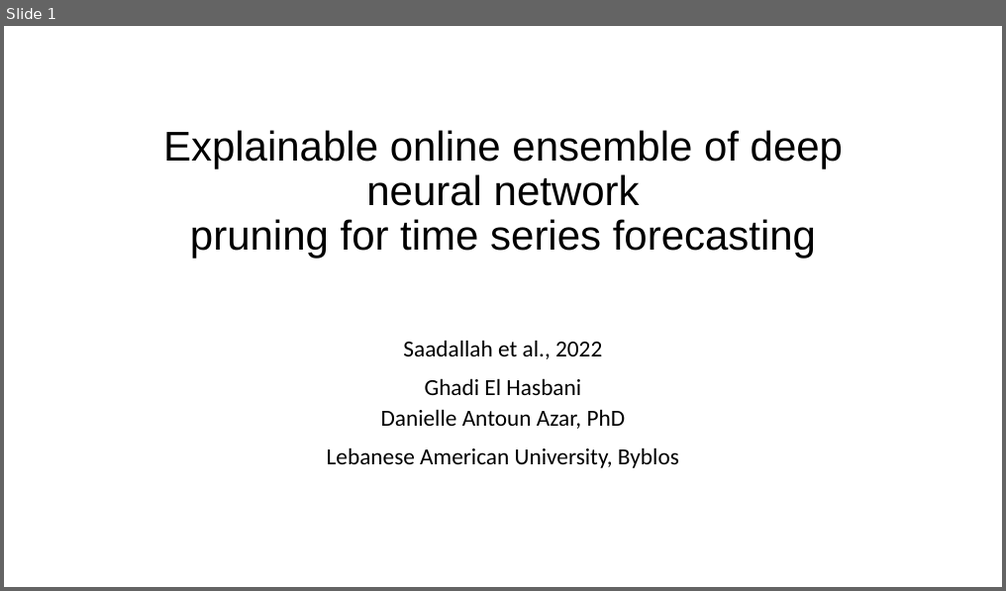
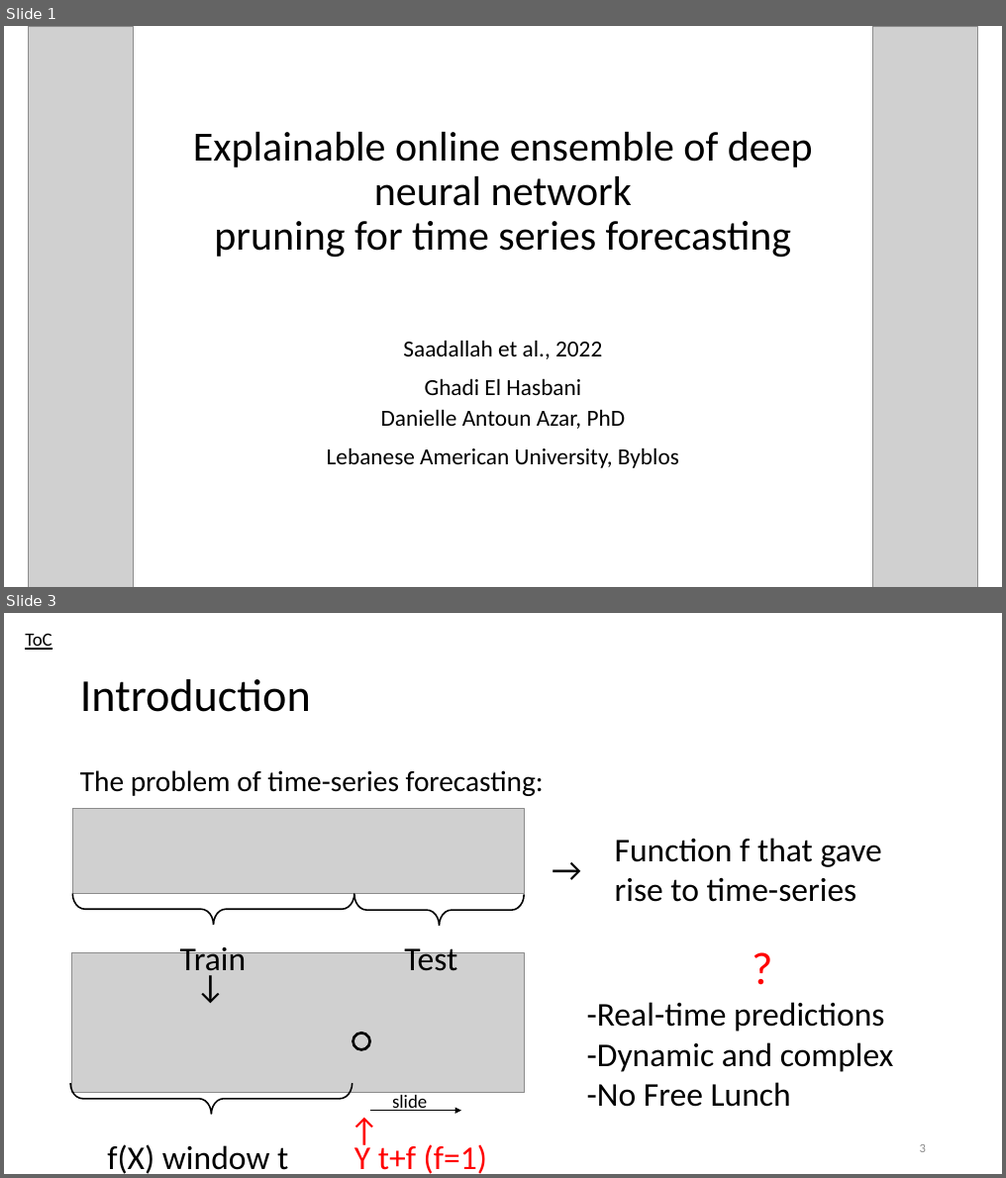
Before and after one commit to GhadiElHasbani/CSC615-MachineLearning, a slide deck: Assignment_2/Question4-presentation.pptx. Shown one above the other, each under a label of ours: slide 1 before the commit, slides 1 and 3 after it; the slides between them are not shown. The pictures are 1006x591 and 1006x1178 pixels, drawn with LibreOffice and Linux fonts; fonts in the diff are those of the drawing; grey boxes stand for pictures. Boxes give left, top, right and bottom in pixels: in the first picture for what was removed or moved away, otherwise in the second. Text is boxed around its words. In the diff, an @@ line names an element or a change of style, - is before the commit and + after.

```diff
--- a/Assignment_2/Question4-presentation.pptx
+++ b/Assignment_2/Question4-presentation.pptx
@@ slide 3 added at (4, 613, 1002, 1174), background #FFFFFF @@
@@ text added at (25, 633, 53, 650), 18 pt, text #000000, underline @@
+ToC
@@ title added at (80, 679, 311, 712), 44 pt, text #000000 @@
+Introduction
@@ text added at (80, 770, 544, 796), 28 pt, text #000000 @@
+The problem of time-series forecasting:
@@ picture added at (73, 808, 525, 894) @@
@@ text added at (545, 845, 600, 893), 32 pt, text #000000 @@
+→
@@ text added at (615, 838, 882, 902), 32 pt, text #000000 @@
+Function f that gave rise to time-series
@@ left brace added at (73, 894, 354, 925), outline #000000 1.5 pt @@
@@ left brace added at (354, 895, 525, 926), outline #000000 1.5 pt @@
@@ picture added at (72, 953, 525, 1093) @@
@@ text added at (180, 944, 247, 979), 32 pt, text #000000 @@
+Train Test
@@ text added at (190, 967, 238, 1023), 32 pt, text #000000 @@
+→
@@ text added at (587, 1002, 894, 1107), 32 pt, text #000000 @@
+?
+-Real-time predictions
+-Dynamic and complex
+-No Free Lunch
@@ donut added at (352, 1032, 371, 1051), fill #000000, outline #000000 1 pt @@
@@ left brace added at (70, 1083, 352, 1115), outline #000000 1.5 pt @@
@@ text added at (338, 1099, 385, 1155), 32 pt, text #FF0000 @@
+→
@@ arrow added from (371, 1111) to (461, 1111), #000000 1.5 pt @@
@@ text added at (392, 1092, 427, 1111), 18 pt, text #000000 @@
+slide
@@ text added at (107, 1143, 487, 1174), 32 pt, text #000000 @@
+f(X) window t Y t+f (f=1)
@@ page number added at (920, 1145, 926, 1153), 12 pt, text #8C8C8C @@
+3
@@ slide 1 changed as well @@
@@ picture added at (28, 26, 133, 587) @@
@@ picture added at (873, 26, 978, 587) @@
@@ title "Explainable online ensemble of deep ..." at (193, 132, 813, 258): font Arial to Calibri @@
```
Also in this commit, not shown: 3 other slides changed, 15 other slides added, 2 slides removed.
